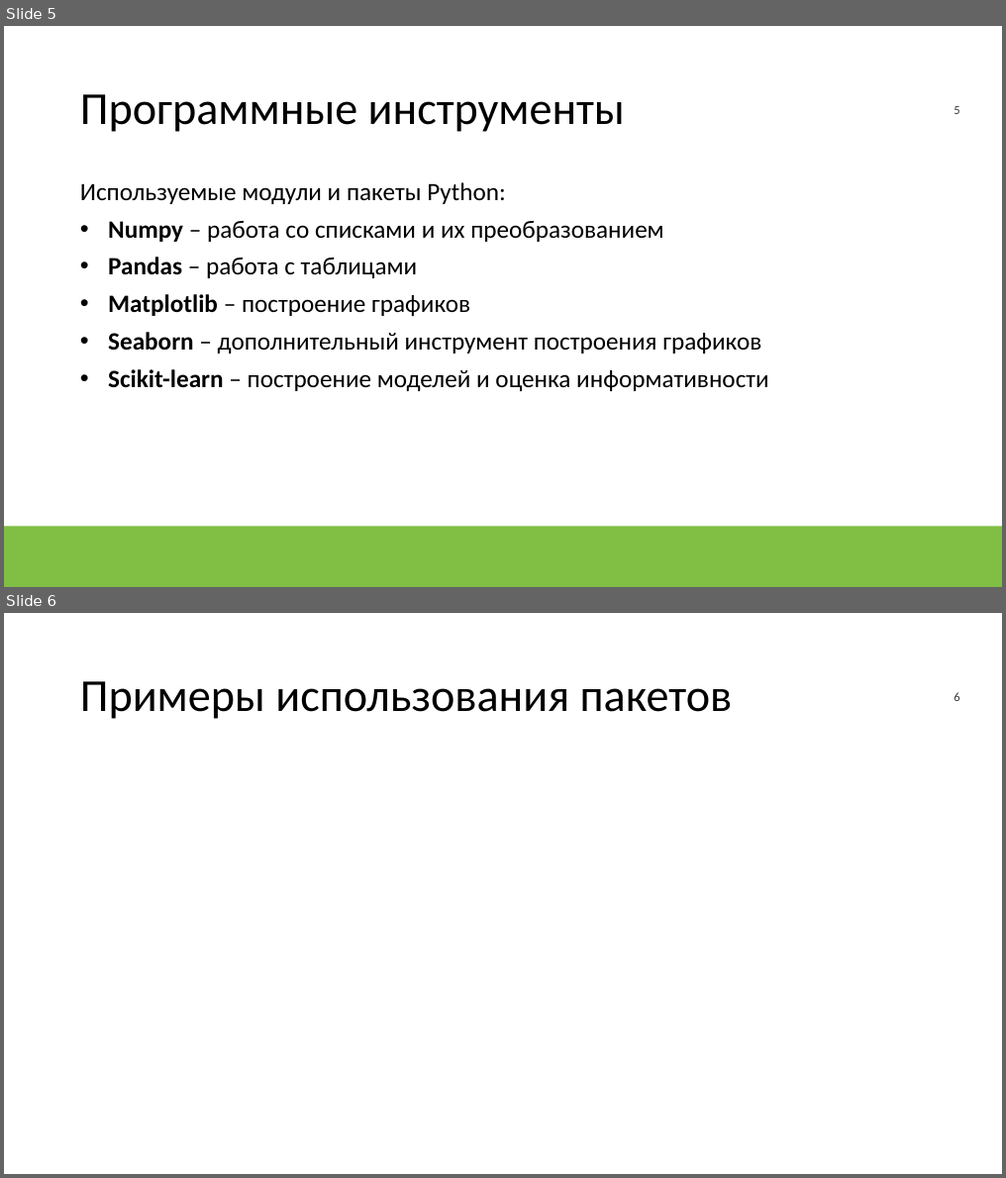
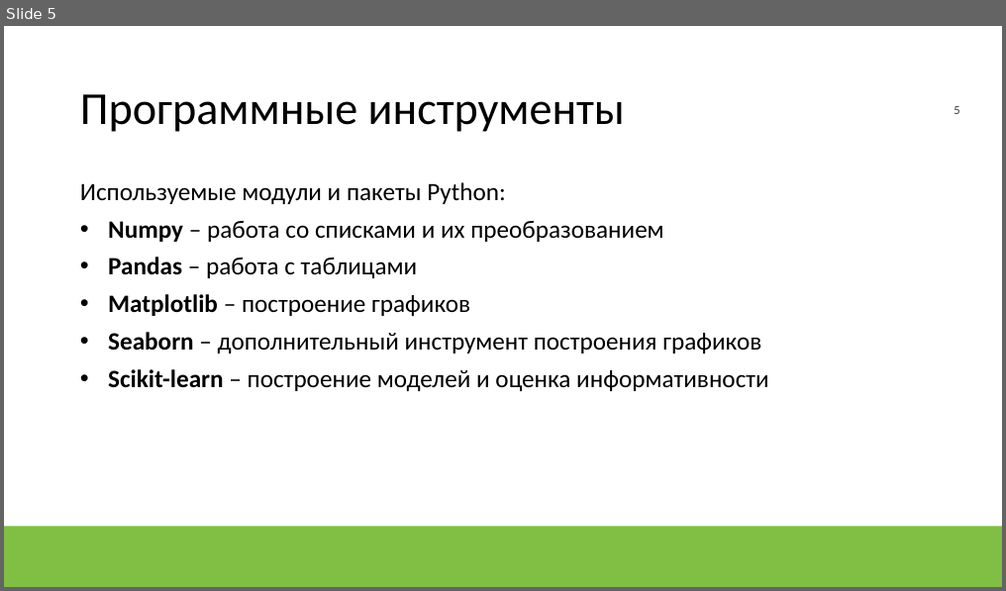
Before and after one commit to NLZer0/YIRS, a slide deck: Презентация.pptx. Shown one above the other, each under a label of ours: slides 5 and 6 before the commit, slide 5 after it. The pictures are 1006x1178 and 1006x591 pixels, drawn with LibreOffice and Linux fonts; fonts in the diff are those of the drawing; background and template pictures are left out. Boxes give left, top, right and bottom in pixels: in the first picture for what was removed or moved away, otherwise in the second. Text is boxed around its words. In the diff, an @@ line names an element or a change of style, - is before the commit and + after.

```diff
--- a/Презентация.pptx
+++ b/Презентация.pptx
@@ slide 6 removed at <box>4,613,1002,1174</box>, background #FFFFFF; not listed: 1 template element that a slide beside it also shows @@
@@ title removed at <box>80,681,733,719</box> @@
-Примеры использования пакетов
```
Also in this commit, not shown: 4 slides added, 3 other files.
